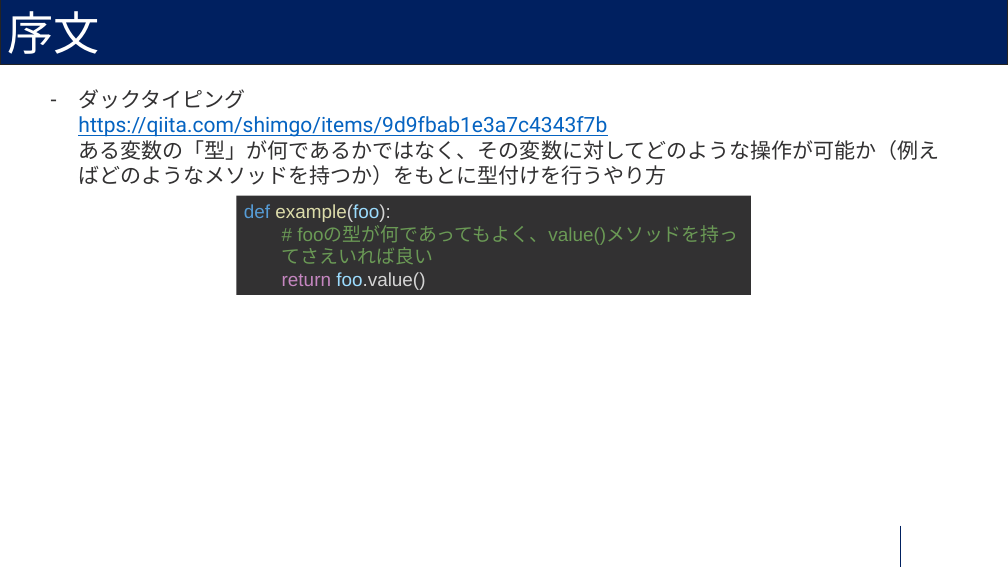
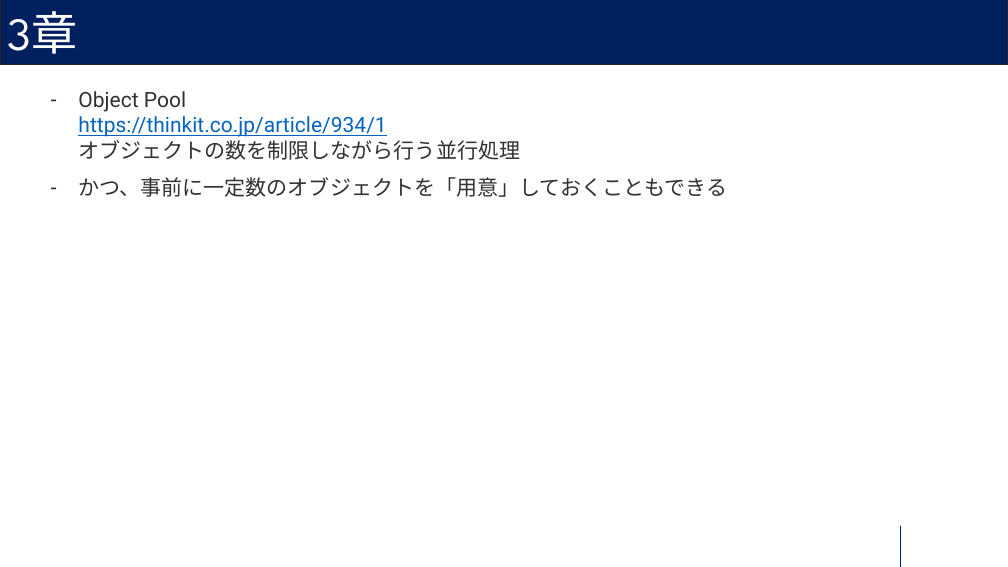
Before and after one commit to cc-pine/concurrency-in-go, a slide deck: slide 5 of sec3/Go_go_3.pptx (slide 3 before the commit). Drawn at 1008x567 pixels with LibreOffice and Linux fonts; fonts in the diff are those of the drawing. Boxes give left, top, right and bottom in pixels: in the first picture for what was removed or moved away, otherwise in the second. Text is boxed around its words. In the diff, an @@ line names an element or a change of style, - is before the commit and + after.

```diff
--- a/sec3/Go_go_3.pptx
+++ b/sec3/Go_go_3.pptx
@@ title at [8, 11, 78, 65]: text changed @@
-序文
+3章
@@ text at [78, 91, 727, 197]: text changed @@
-– ダックタイピング
-  https://qiita.com/shimgo/items/9d9fbab1e3a7c4343f7b
-  ある変数の「型」が何であるかではなく、その変数に対してどのような操作が可能か（例えばどのようなメソッドを持つか）をもとに型付けを行うやり方
+– Object Pool
+  https://thinkit.co.jp/article/934/1
+  オブジェクトの数を制限しながら行う並行処理
+– かつ、事前に一定数のオブジェクトを「用意」しておくこともできる
@@ rectangle removed at [237, 196, 751, 295] @@
-def example(foo):
-  # fooの型が何であってもよく、value()メソッドを持ってさえいれば良い
-  return foo.value()
```
Also in this commit, not shown: 1 other slide changed, 1 slide added, 14 slides removed, 7 other files.
